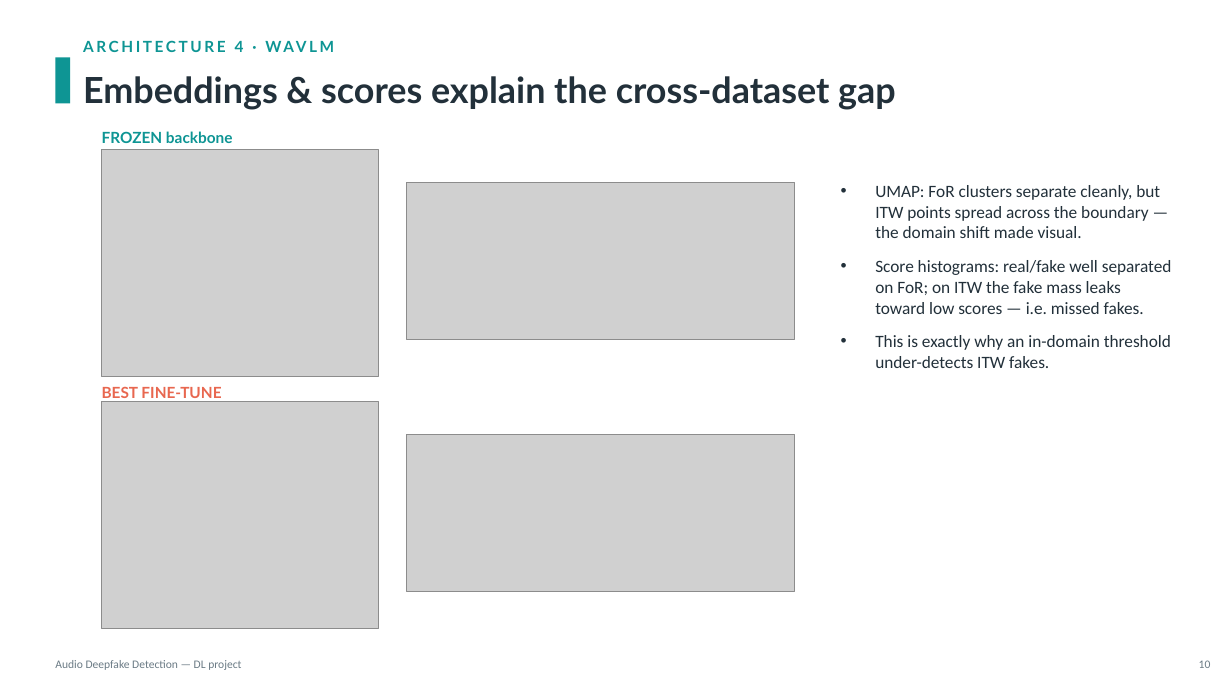
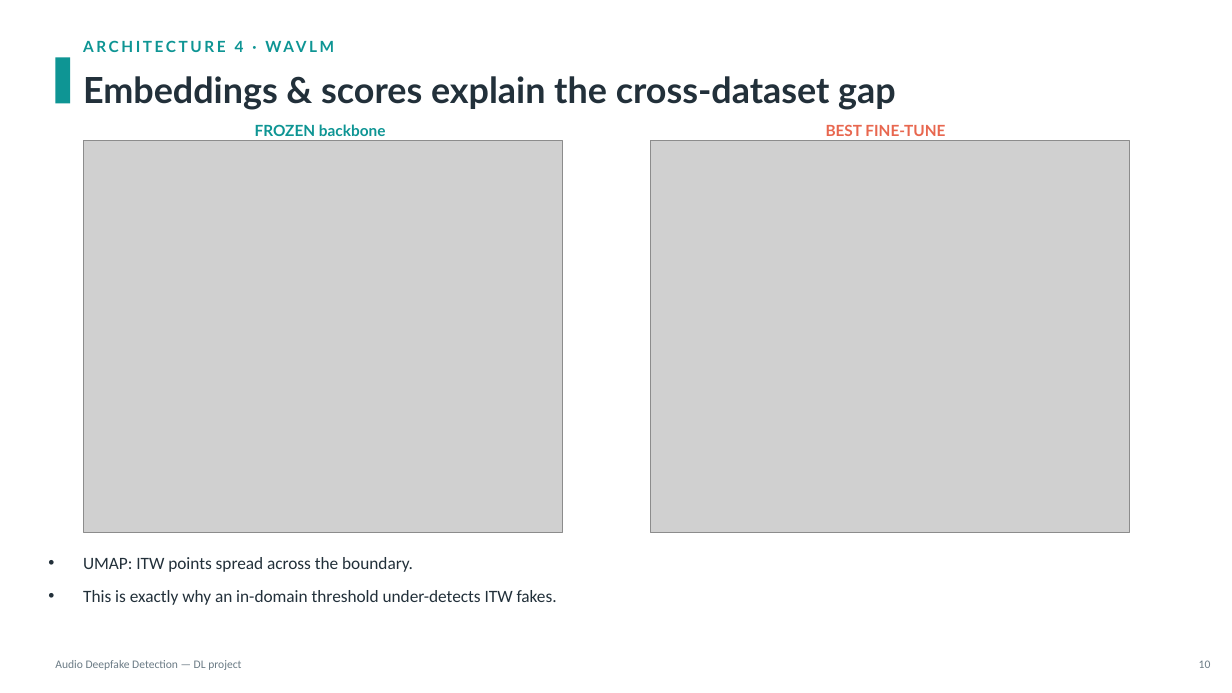
Before and after one commit to KonstaninosKaimakis/audio-deepfake-detection-DL, a slide deck: slide 12 of presentation.pptx (slide 10 before the commit). Drawn at 1232x693 pixels with LibreOffice and Linux fonts; fonts in the diff are those of the drawing; grey boxes stand for pictures. Boxes give left, top, right and bottom in pixels: in the first picture for what was removed or moved away, otherwise in the second. Text is boxed around its words. In the diff, an @@ line names an element or a change of style, - is before the commit and + after.

Commit message:
updated presentation

```diff
--- a/presentation.pptx
+++ b/presentation.pptx
@@ text "FROZEN backbone": place and size @@
-text "FROZEN backbone" at [102, 131, 233, 143]
+text "FROZEN backbone" at [255, 124, 386, 136]
@@ text "BEST FINE-TUNE" rewrapped from [102, 387, 221, 402] to [826, 125, 945, 136] @@
@@ picture: place and size @@
-picture at [102, 150, 379, 376]
+picture at [83, 140, 563, 532]
@@ picture: place and size @@
-picture at [102, 402, 379, 628]
+picture at [651, 140, 1130, 532]
@@ picture removed at [407, 182, 795, 339] @@
@@ picture removed at [407, 434, 795, 592] @@
@@ text "UMAP: ITW points spread across ...": place and size @@
-text "UMAP: ITW points spread across ..." at [875, 185, 1172, 368]
+text "UMAP: ITW points spread across ..." at [83, 557, 557, 605]
@@ text at [83, 557, 413, 572]: text changed @@
-• UMAP: FoR clusters separate cleanly, but ITW points spread across the boundary — the domain shift made visual.
-• Score histograms: real/fake well separated on FoR; on ITW the fake mass leaks toward low scores — i.e. missed fakes.
+• UMAP: ITW points spread across the boundary.
```
Also in this commit, not shown: 6 other slides changed, 2 slides added, 1 slide removed.
